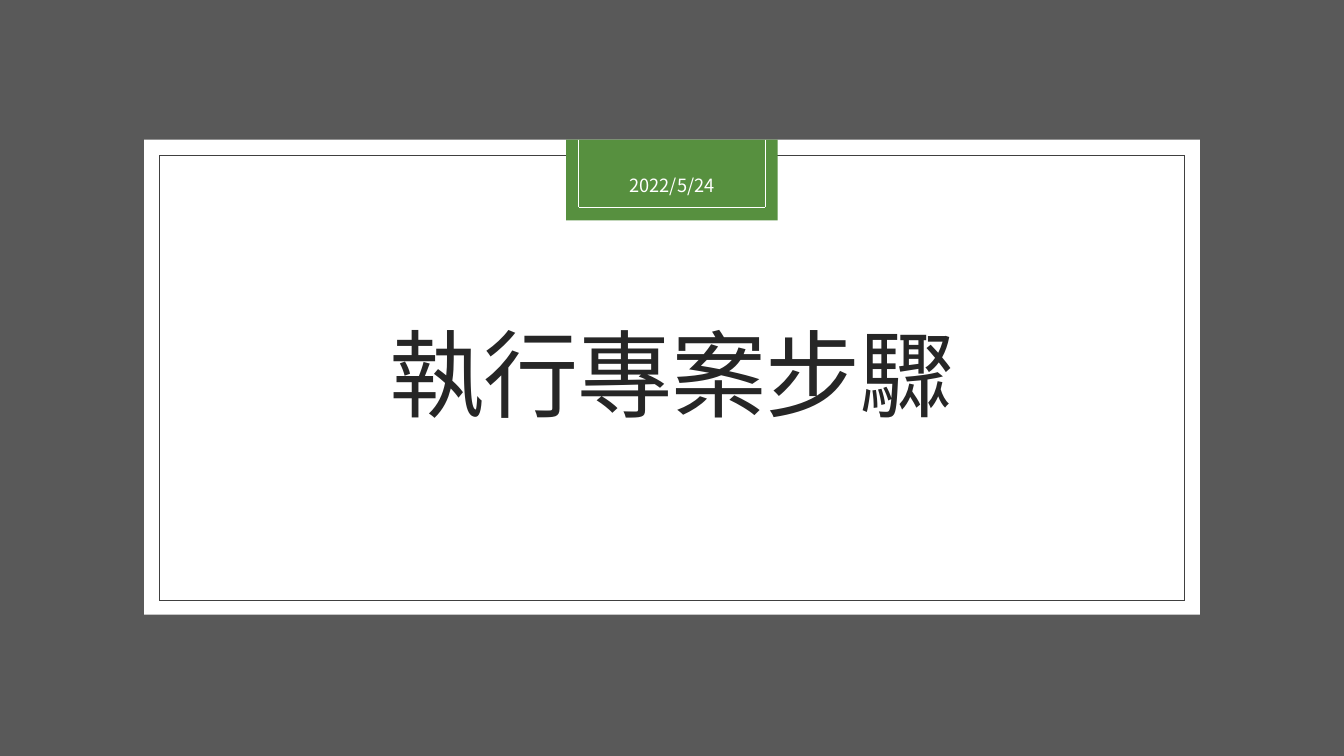
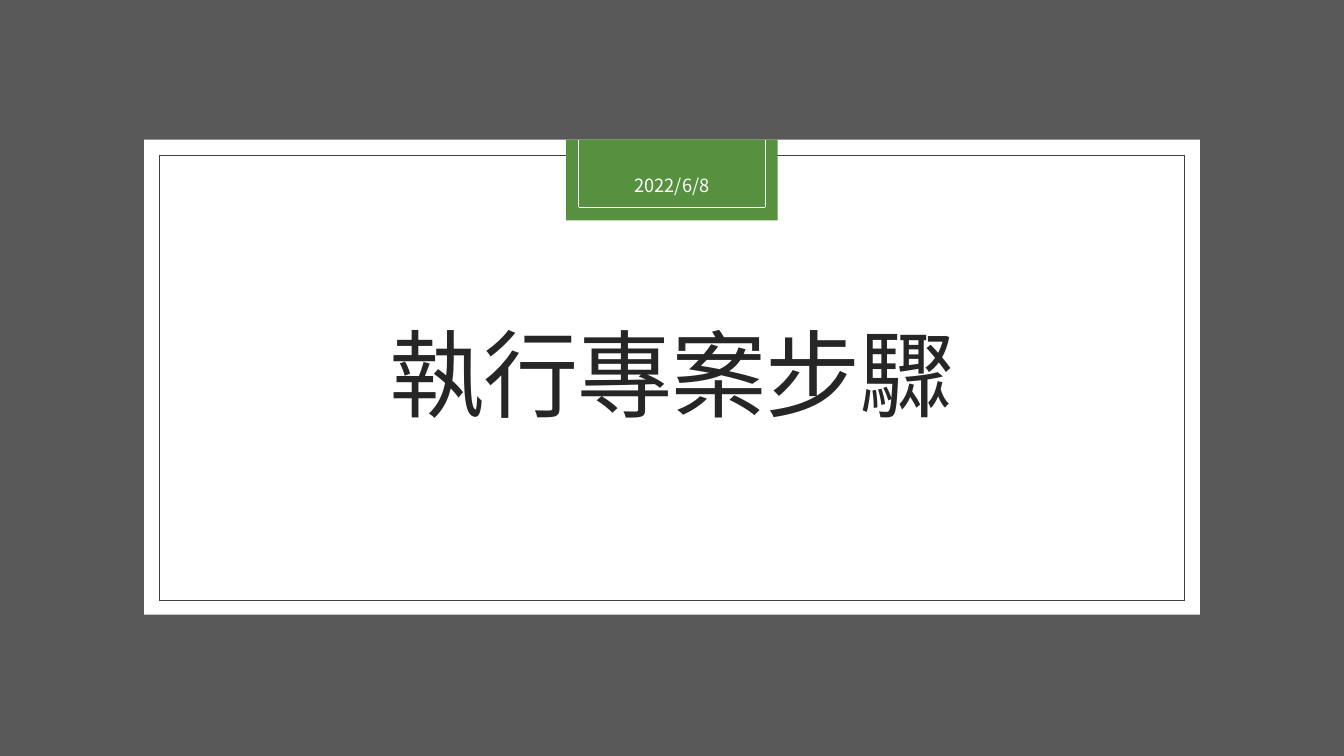
Before and after one commit to ShiRu19/MTA_Project, a slide deck: slide 3 of Project_2/report/Project2_第7組_小組報告.pptx. Drawn at 1344x756 pixels with LibreOffice and Linux fonts; fonts in the diff are those of the drawing. Boxes give left, top, right and bottom in pixels: in the first picture for what was removed or moved away, otherwise in the second. Text is boxed around its words. In the diff, an @@ line names an element or a change of style, - is before the commit and + after.

```diff
--- a/Project_2/report/Project2_第7組_小組報告.pptx
+++ b/Project_2/report/Project2_第7組_小組報告.pptx
@@ text at (635,177,710,195): text changed @@
-2022/5/24
+2022/6/8
```
Also in this commit, not shown: 4 other slides changed, 9 slides added, 5 slides removed, 2 other files.
